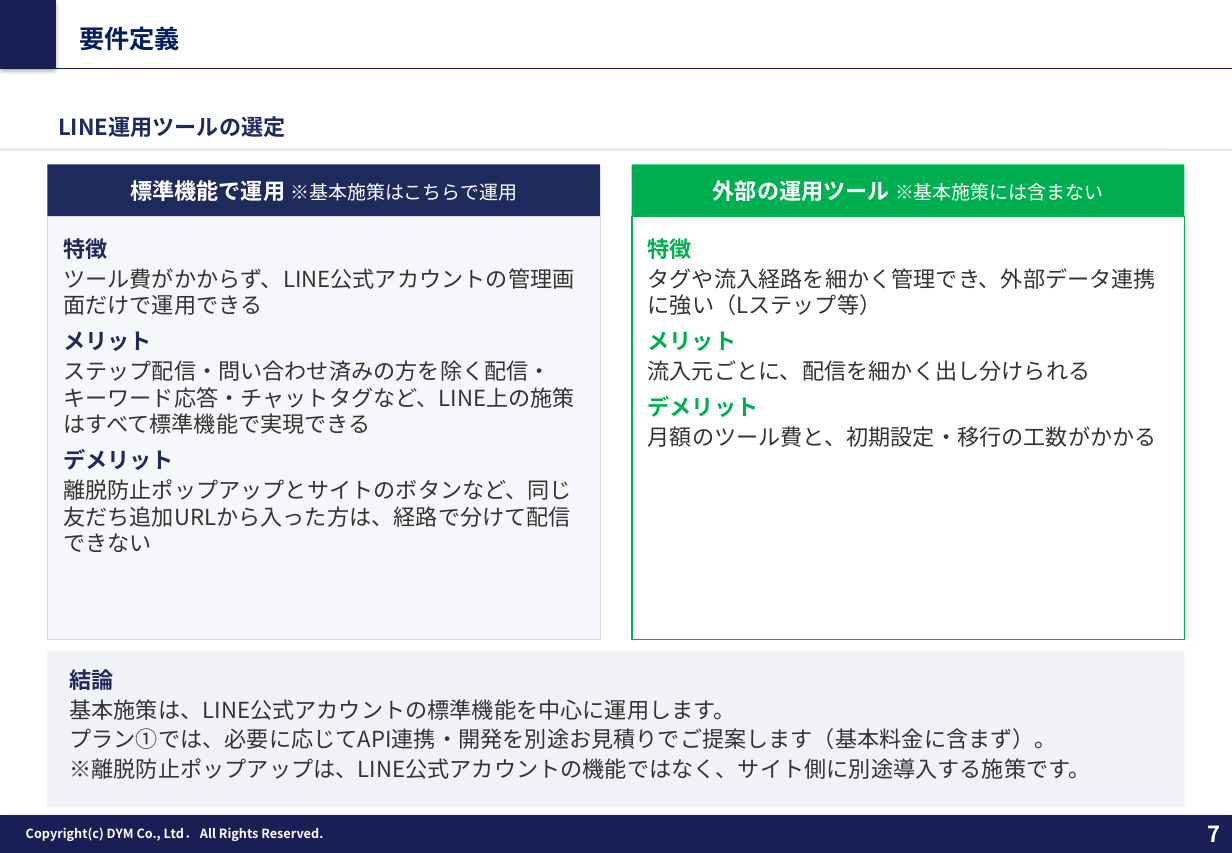
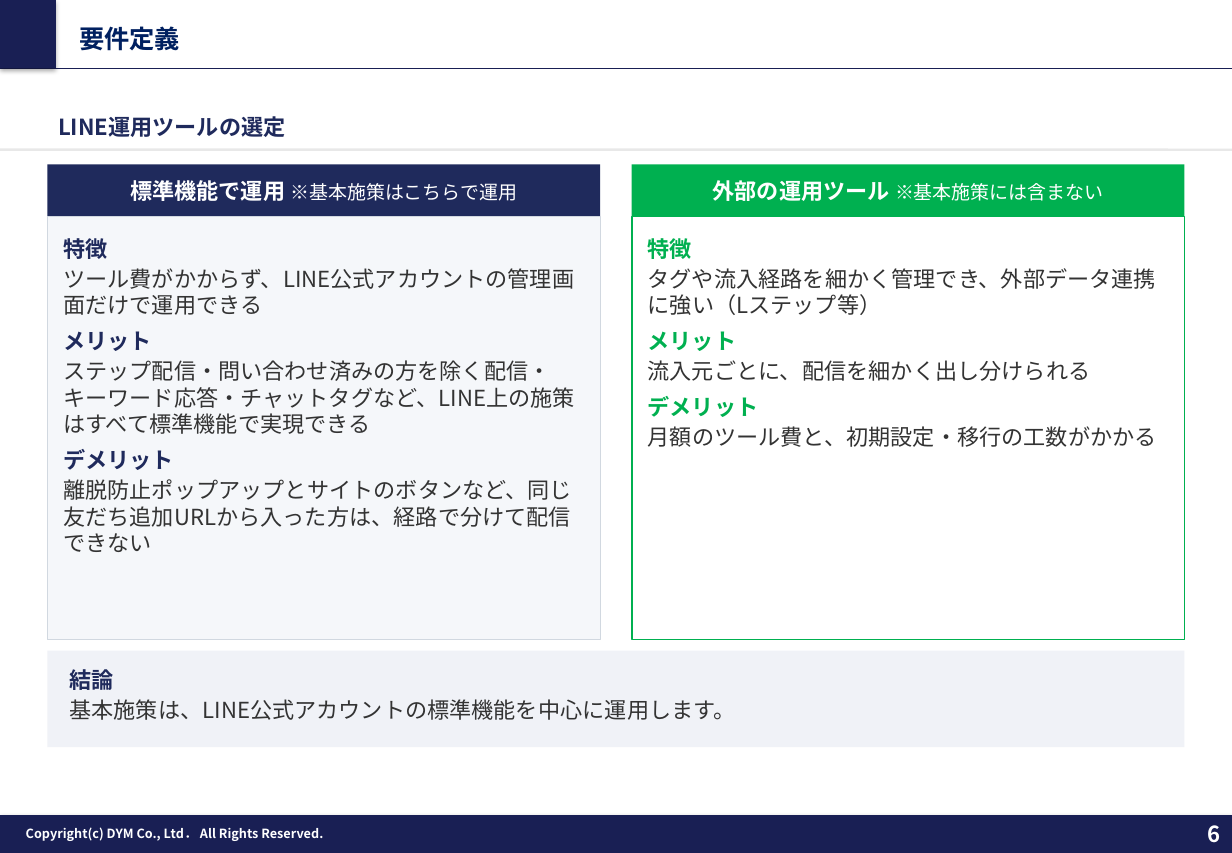
Before and after one commit to tonomura-r-dev/folder, a slide deck: slide 6 of 202610_株式会社あらうち御中_LINE公式アカウント運用のご提案_v9.pptx (slide 7 before the commit). Drawn at 1232x853 pixels with LibreOffice and Linux fonts; fonts in the diff are those of the drawing; background and template pictures are left out. Boxes give left, top, right and bottom in pixels: in the first picture for what was removed or moved away, otherwise in the second. Text is boxed around its words. In the diff, an @@ line names an element or a change of style, - is before the commit and + after.

```diff
--- a/202610_株式会社あらうち御中_LINE公式アカウント運用のご提案_v9.pptx
+++ b/202610_株式会社あらうち御中_LINE公式アカウント運用のご提案_v9.pptx
@@ rectangle "結論": place and size @@
-rectangle "結論" at (48,651,1185,808)
+rectangle "結論" at (48,651,1185,747)
@@ text in rectangle at (69,728,1090,779): paragraphs removed @@
-プラン①では、必要に応じてAPI連携・開発を別途お見積りでご提案します（基本料金に含まず）。
-※離脱防止ポップアップは、LINE公式アカウントの機能ではなく、サイト側に別途導入する施策です。
@@ page number at (1208,825,1221,843): text changed @@
-7
+6
```
Also in this commit, not shown: 11 other slides changed, 2 slides removed, 3 other files.
